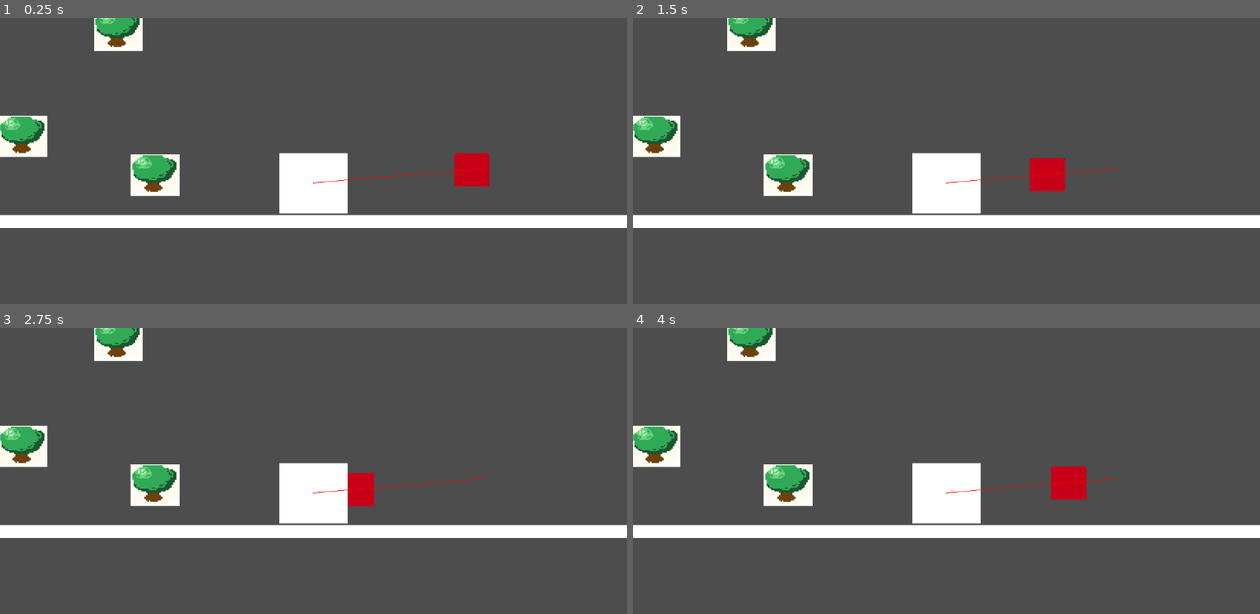
Above: before the commit, frames 1-4 (two rows, left to right).
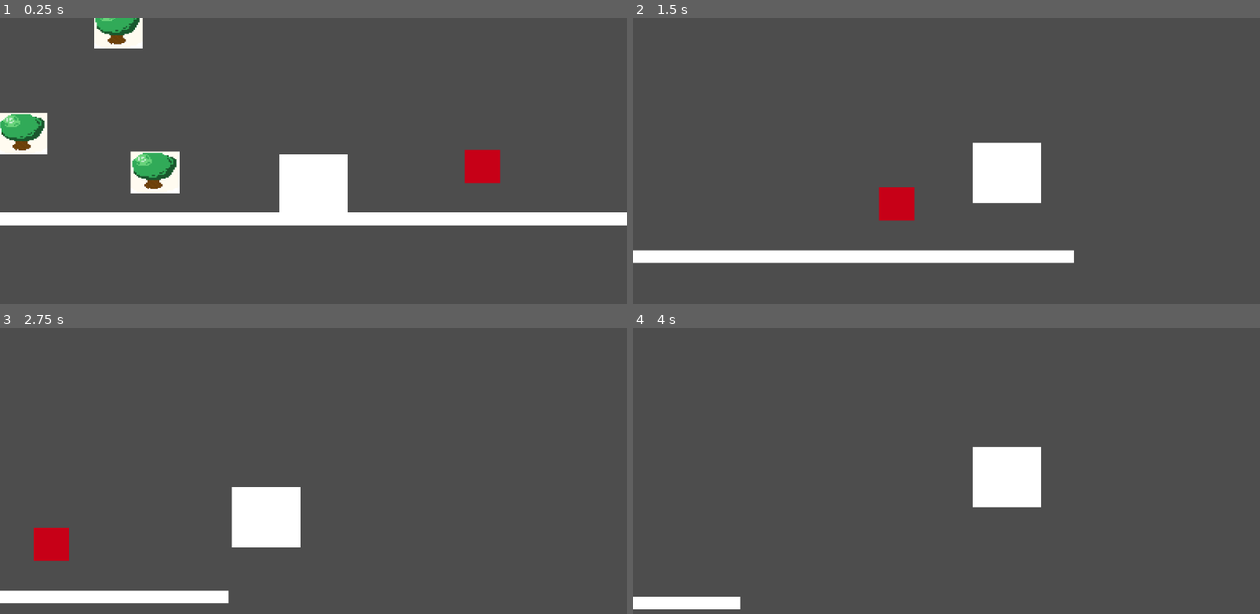
Above: after the commit, the same moments.

Repository: sophieTheProgrammer/queblejam
Game: Godot game, scene res://scenes/game.tscn
Two runs of this game, one before a commit and one after it. Both use one fixed random seed, a clock stepped at 60 frames per second and the inputs below.
Inputs:
- Up to frame 1 (0.25 s): no input
- Up to frame 2 (1.5 s): hold Space (Jump) 0.53-1.28 s; hold Right (Right) from 0.53 s (still down); tap Space (Jump) at 1.35 s
- Up to frame 3 (2.75 s): tap Space (Jump) at 1.52, 1.82 s; release Right (Right) at 2.03 s; hold Left (Left) from 2.03 s (still down); hold Space (Jump) from 2.03 s (still down)
- Up to frame 4 (4 s): release Left (Left) at 2.78 s; release Space (Jump) at 2.78 s; hold Right (Right) from 2.78 s (still down); tap Space (Jump) at 2.85, 3.02, 3.32 s; hold Space (Jump) from 3.53 s (still down)

The runs differ from the first frame. In frame 1, 4.1% of the frame differs, in the area x 0-100%, y 0-74%; in frame 2, 16%, in the area x 0-100%, y 0-86%; in frame 3, 13%; in frame 4, 14%.
Error before the commit: Parse Error: Expected indented block after "else" block. (res://scripts/player.gd:39)

Commit message:
Player movement change and debug mode added

Diff:
--- a/project.godot
+++ b/project.godot
@@ -14,6 +14,10 @@
 run/main_scene="uid://ygmskydwuf8"
 config/features=PackedStringArray("4.6", "Forward Plus")
 config/icon="res://icon.svg"
+
+[autoload]
+
+Global="*uid://725re1gh17vx"
 
 [input]
 
--- a/scripts/enemy.gd
+++ b/scripts/enemy.gd
@@ -8,16 +8,17 @@
 	navigation.target_position = Goal.global_position
 
 func _physics_process (delta: float) -> void:
-	if !navigation.is_target_reached():
+	if !navigation.is_target_reached() and !Global.debug:
 		var nav_point_direction = to_local(navigation.get_next_path_position()).normalized()
 		velocity = nav_point_direction * movement_speed * delta
 		move_and_slide()
 
 func _on_timer_timeout() -> void:
-	if navigation.target_position != Goal.global_position:
+	if navigation.target_position != Goal.global_position && !Global.debug:
 		navigation.target_position = Goal.global_position
 		timer.start()
 
 
 func _on_area_2d_area_entered(area: Area2D) -> void:
-	get_tree().reload_current_scene()
+	if !Global.debug:
+		get_tree().reload_current_scene()
--- /dev/null
+++ b/scripts/global.gd
@@ -0,0 +1,2 @@
+extends Node
+@export var debug = true
--- a/scripts/player.gd
+++ b/scripts/player.gd
@@ -1,15 +1,14 @@
 extends CharacterBody2D
 
-
-const SPEED = 1000.0
+const SPEED = 1200.0
 const JUMP_VELOCITY = -1600.0
-const GRAVITY = 2900
+const GRAVITY = 4000
 const coyote_frames = 6  # How many in-air frames to allow jumping
 var coyote = false  # Track whether we're in coyote time or not
 var last_floor = false  # Last frame's on-floor state
 var jumping = false
-const ACCELERATION = 4000
-const DECCELERATION = 2500
+const ACCELERATION = 5000
+const DECCELERATION = 2000
 func _ready() -> void:
 	pass
 func _physics_process(delta: float) -> void:
@@ -25,20 +24,24 @@
 		$CoyoteTimer.start()
 		print("Starting Coyote Timer")
 	# Handle jump.
-	if Input.is_action_just_pressed("Jump") and (is_on_floor() or coyote):
-			velocity.y = JUMP_VELOCITY
-			jumping = true
-			coyote = false
+	if Input.is_action_pressed("Jump") and (is_on_floor() or coyote):
+		velocity.y = JUMP_VELOCITY
+		jumping = true
+		coyote = false
+	#if Input.is_action_just_pressed("Jump") and (is_on_floor() or coyote):
+		#jumping = true
+		#coyote = false
+	if not Input.is_action_pressed("Jump") and not is_on_floor():
+		velocity.y -= JUMP_VELOCITY/45
 	# Get the input direction and handle the movement/deceleration.
 	# As good practice, you should replace UI actions with custom gameplay actions.
 	var direction := Input.get_axis("Left", "Right")
-	print(direction)
 	if direction != 0:
 		velocity.x = move_toward(velocity.x, direction * SPEED, ACCELERATION * delta)
 		#velocity = velocity.move_toward(SPEED, ACCELERATION * delta)
 	else:
-	velocity.x = move_toward(velocity.x, 0, ACCELERATION * delta)
-	last_floor = is_on_floor()
+		velocity.x = move_toward(velocity.x, 0, ACCELERATION * delta)
+		last_floor = is_on_floor()
 	move_and_slide()
 
 
Not shown: 1 places in scenes/player.tscn that only renumber resources
Not shown, added: scripts/global.gd.uid
